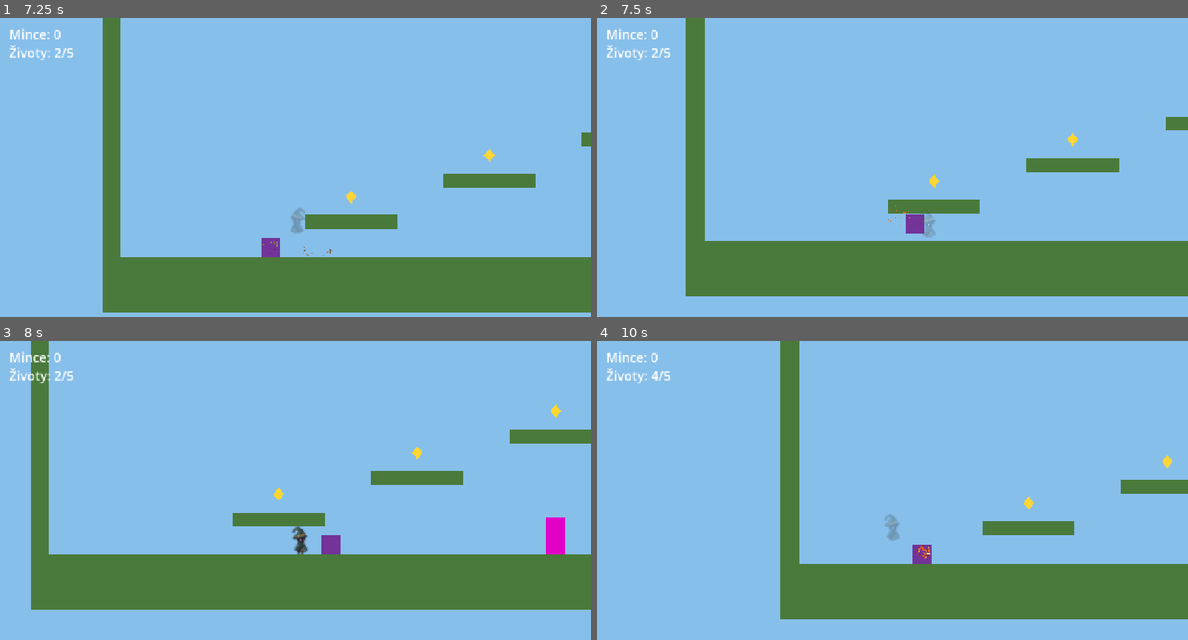
Above: before the commit, frames 1-4 (two rows, left to right).
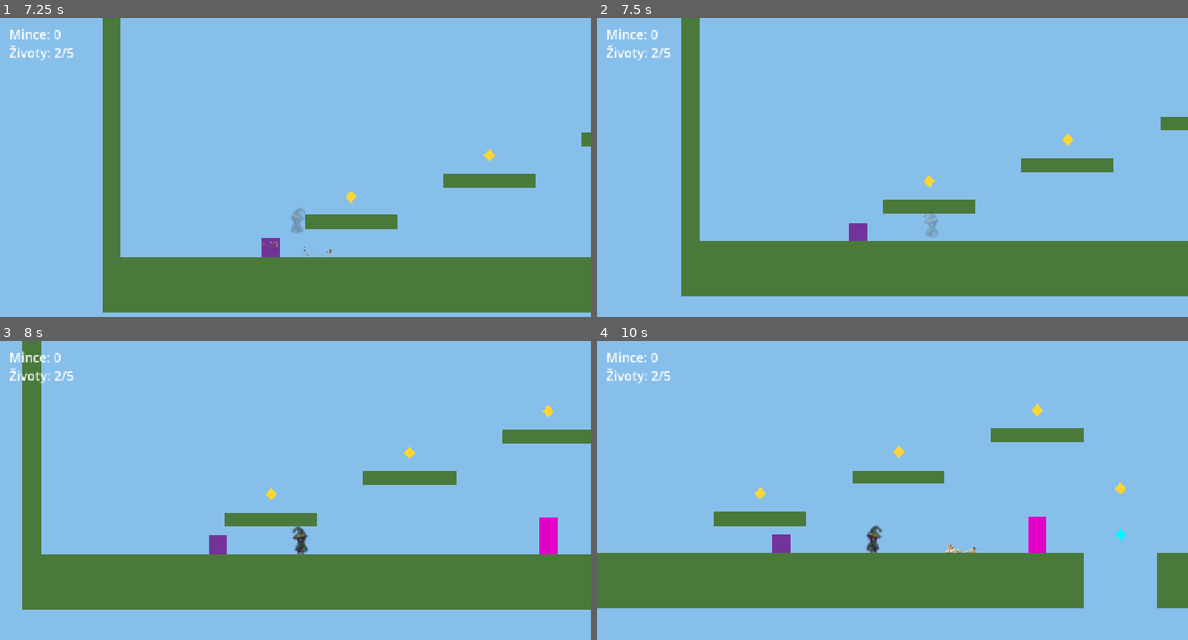
Above: after the commit, the same moments.

Repository: luxopes/gamejam-2026
Game: Godot game, scene res://scenes/level_1.tscn
The game is run twice, just before and just after one commit, with the same random seed, the same clock (stepped at 60 frames per second) and the same inputs.
Inputs:
- Up to frame 1 (7.25 s): hold Right (attack_right) 0.53-2.03 s; tap Shift (dash) every 0.75 s from 0.6 to 6.6 s; tap Space (jump) at 0.77, 1.52, 3.02, 3.77, 4.52, 6.02, 6.77 s; hold Left (attack_left) 2.03-2.78 s; hold Right (attack_right) 2.78-4.28 s; hold Left (attack_left) 4.28-5.03 s; hold Right (attack_right) 5.03-5.78 s; hold Left (attack_left) from 5.78 s (still down)
- Up to frame 2 (7.5 s): release Left (attack_left) at 7.28 s; hold Right (attack_right) from 7.28 s (still down); tap Shift (dash) at 7.35 s
- Up to frame 3 (8 s): keep holding Right (attack_right); tap Space (jump) at 7.52 s
- Up to frame 4 (10 s): tap Shift (dash) at 8.1, 8.85, 9.6 s; tap Space (jump) at 9.02, 9.77 s; release Right (attack_right) at 9.53 s; hold Left (attack_left) from 9.53 s (still down)

Frame 1 is identical in both runs. In frame 2, 2.1% of the frame differs, in the area x 14-97%, y 0-94%; in frame 3, 3.4%; in frame 4, 19%, in the area x 0-100%, y 0-94%.

Commit message:
fix: pogo od bodáků už nejde, když hráč stojí nebo padá vedle nich
Sek nahoru/dolů má šířku hráče (32 px místo 56). Zásahy se zjišťují
přímým dotazem na fyziku s aktuálním otočením seku, dřív v prvním
snímku platily dotyky z minulého seku. Sek dolů na zemi se přehraje,
ale neodrazí.

Diff:
--- a/scenes/player.tscn
+++ b/scenes/player.tscn
@@ -11,6 +11,7 @@
 size = Vector2(28, 44)
 
 [sub_resource type="RectangleShape2D" id="attack_shape"]
+resource_local_to_scene = true
 size = Vector2(48, 56)
 
 [node name="Player" type="CharacterBody2D" groups=["player"]]
--- a/scripts/player.gd
+++ b/scripts/player.gd
@@ -25,6 +25,7 @@
 @export var recoil_speed := 260.0     ## odhození dozadu po seku do strany
 @export var recoil_time := 0.12       ## jak dlouho odhození přebije ovládání (s)
 @export var up_recoil := 150.0        ## sražení dolů po seku nahoru
+@export var vertical_attack_width := 32.0  ## šířka seku nahoru/dolů = šířka hráče (sek do strany má 56)
 
 @export_group("Dash")
 @export var dash_speed := 900.0       ## rychlost dashe (px/s)
@@ -69,6 +70,8 @@
 
 @onready var _attack_area: Area2D = $AttackArea
 @onready var _slash: Vfx = $AttackArea/Slash
+@onready var _attack_shape: CollisionShape2D = $AttackArea/CollisionShape2D
+@onready var _side_attack_size: Vector2 = _attack_shape.shape.size
 @onready var _camera: Camera2D = $Camera2D
 @onready var _sprite: AnimatedSprite2D = $Sprite
 
@@ -165,6 +168,10 @@
 	if direction.x != 0.0:
 		_facing = direction.x
 	_attack_area.rotation = _attack_dir.angle()
+	# Sek nahoru/dolů je užší, aby pogo nešlo od bodáků vedle hráče
+	_attack_shape.shape.size = _side_attack_size
+	if direction.x == 0.0:
+		_attack_shape.shape.size.y = vertical_attack_width
 	_attack_timer = attack_duration
 	_cooldown_timer = attack_cooldown
 	_already_hit.clear()
@@ -174,13 +181,10 @@
 
 
 func _check_hits() -> void:
-	var targets: Array[Node] = []
-	targets.append_array(_attack_area.get_overlapping_areas())
-	targets.append_array(_attack_area.get_overlapping_bodies())
-	for target in targets:
+	for target in _attack_targets():
 		if target == self or target in _already_hit:
 			continue
-		var hittable := target.has_method("hit")
+		var hittable: bool = target.has_method("hit")
 		if not hittable and not target.is_in_group("pogo"):
 			continue
 		_already_hit.append(target)
@@ -201,6 +205,22 @@
 			_apply_hit_reaction()
 
 
+## Co právě zasahuje sek. Ptá se fyziky přímo s aktuálním otočením a velikostí seku;
+## dotyky oblasti (get_overlapping_*) by v prvním snímku platily ještě pro minulý sek.
+func _attack_targets() -> Array:
+	var query := PhysicsShapeQueryParameters2D.new()
+	query.shape = _attack_shape.shape
+	query.transform = _attack_shape.global_transform
+	query.collision_mask = _attack_area.collision_mask
+	query.collide_with_areas = true
+	query.exclude = [get_rid()]
+	var found := []
+	for hit in get_world_2d().direct_space_state.intersect_shape(query, 32):
+		if not hit.collider in found:
+			found.append(hit.collider)
+	return found
+
+
 ## Odraz hráče po zásahu, jednou za sek.
 func _apply_hit_reaction() -> void:
 	if _recoiled:
@@ -208,7 +228,9 @@
 	_recoiled = true
 	match _attack_dir:
 		Vector2.DOWN:
-			# Pogo
+			# Pogo jen ve vzduchu; sek dolů na zemi se přehraje, ale neodrazí
+			if is_on_floor():
+				return
 			velocity.y = pogo_velocity
 			_jumping = false
 			_can_air_dash = true
